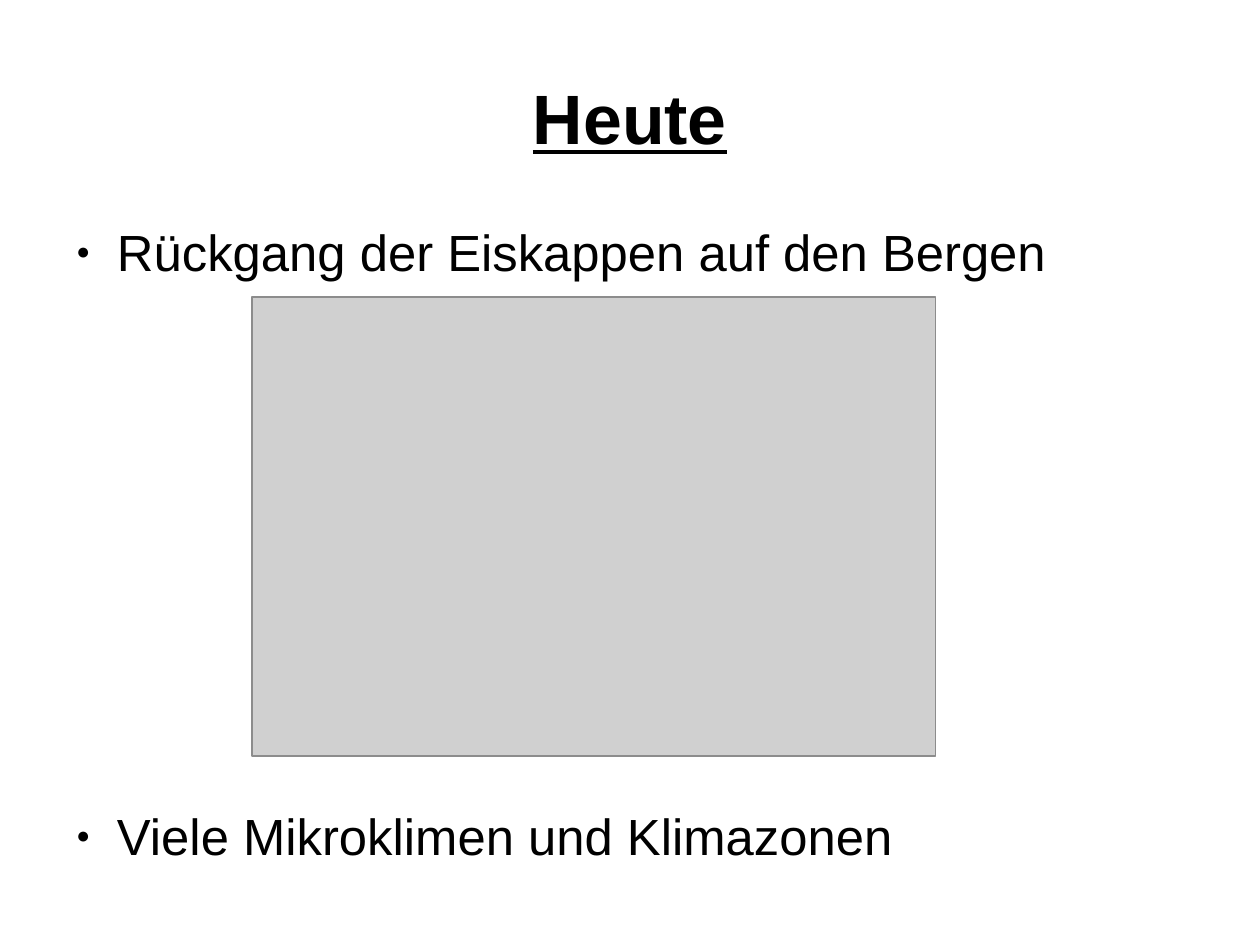
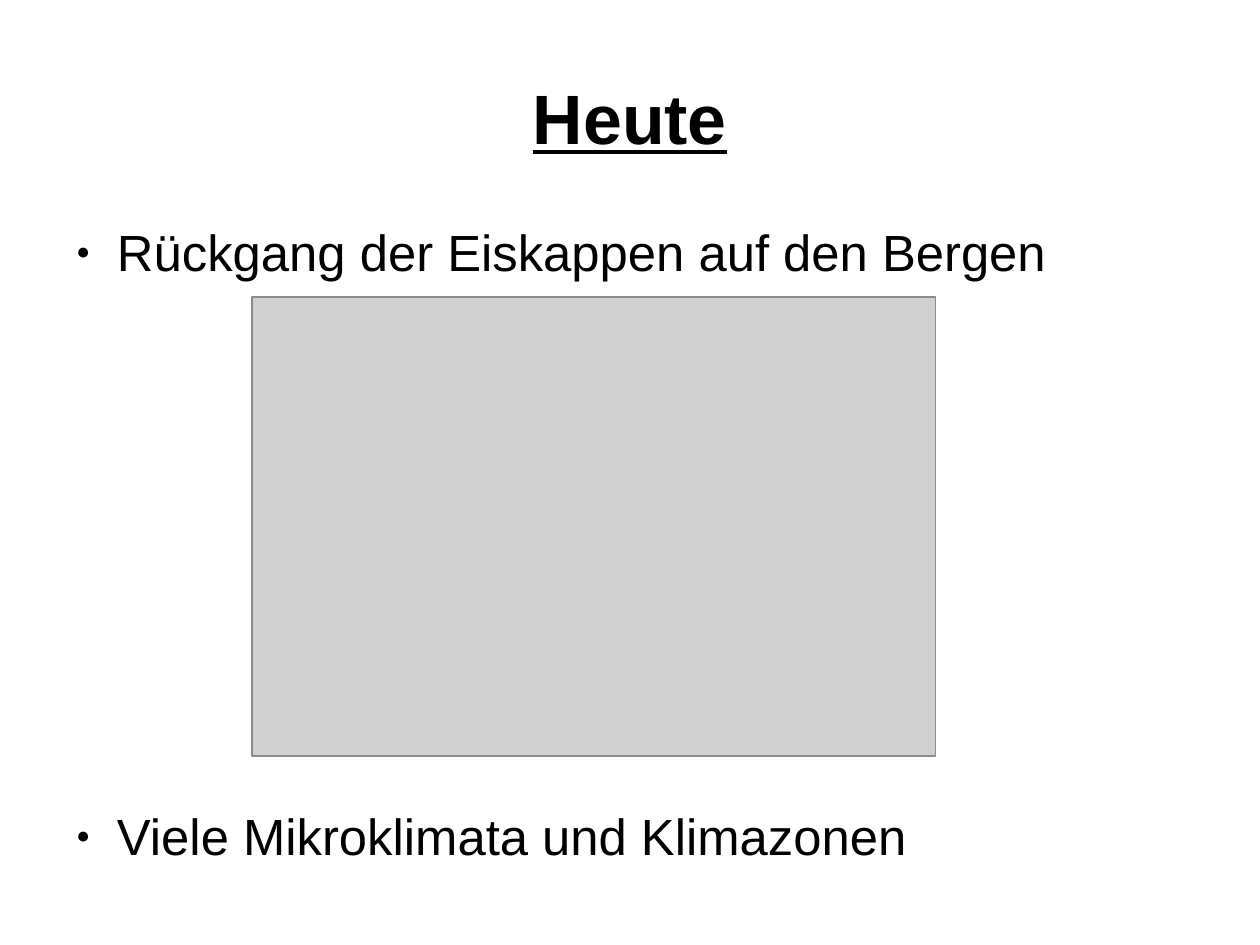
Before and after one commit to dawgermany/Praesentation-Alpen, a slide deck: slide 4 of Präsentationen/KlimaAlpenVortrag.odp. Drawn at 1260x945 pixels with LibreOffice and Linux fonts; fonts in the diff are those of the drawing; grey boxes stand for pictures. Boxes give left, top, right and bottom in pixels: in the first picture for what was removed or moved away, otherwise in the second. Text is boxed around its words. In the diff, an @@ line names an element or a change of style, - is before the commit and + after.

```diff
--- a/Präsentationen/KlimaAlpenVortrag.odp
+++ b/Präsentationen/KlimaAlpenVortrag.odp
@@ text at <box>117,818,906,856</box>: text changed @@
-● Viele Mikroklimen und Klimazonen
+● Viele Mikroklimata und Klimazonen
```
Also in this commit, not shown: 1 slide removed, 3 other files.
